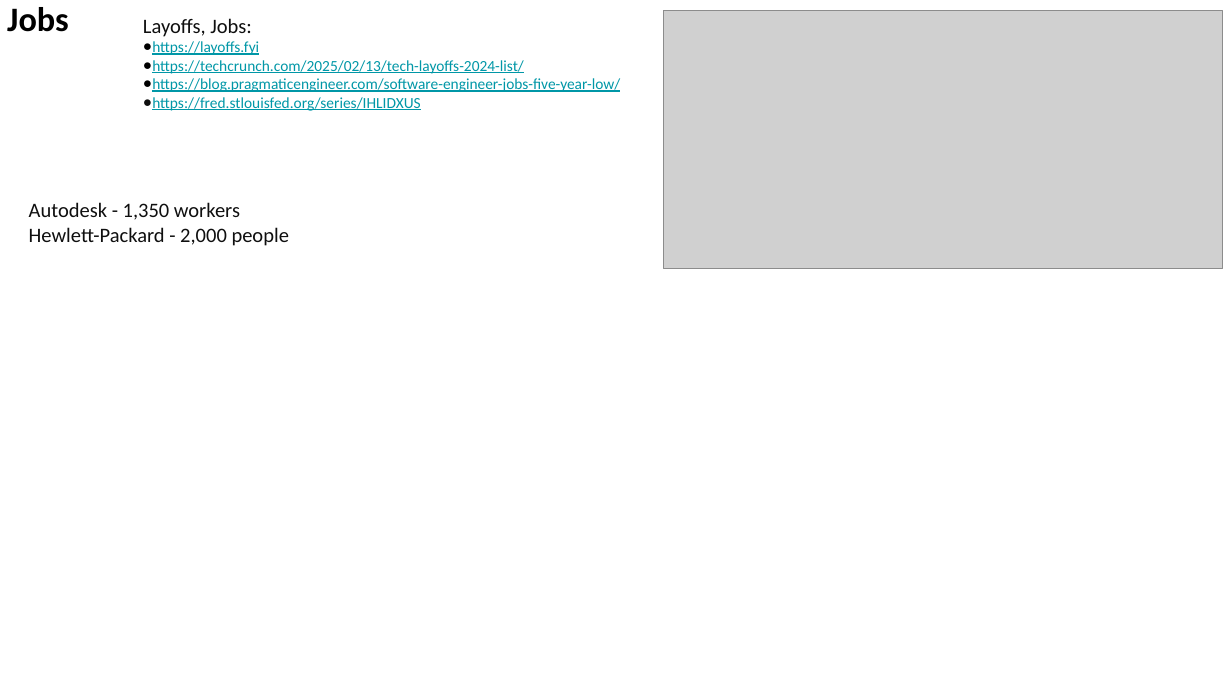
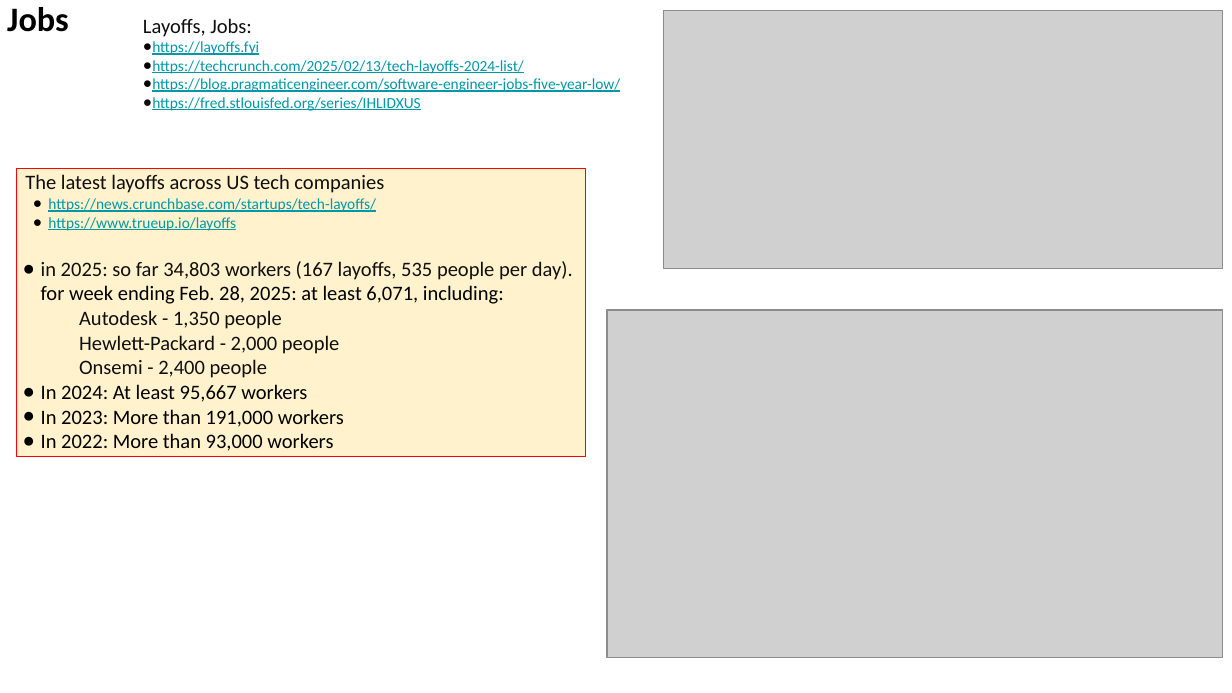
Before and after one commit to lselector/seminar, a slide deck: slide 16 of 2025/2025-03-07-AI-Updates.pptx (slide 14 before the commit). Drawn at 1232x693 pixels with LibreOffice and Linux fonts; fonts in the diff are those of the drawing; grey boxes stand for pictures. Boxes give left, top, right and bottom in pixels: in the first picture for what was removed or moved away, otherwise in the second. Text is boxed around its words. In the diff, an @@ line names an element or a change of style, - is before the commit and + after.

```diff
--- a/2025/2025-03-07-AI-Updates.pptx
+++ b/2025/2025-03-07-AI-Updates.pptx
@@ rectangle added at [16, 169, 585, 457], fill #FFF2CC, outline #FF0000 0.75 pt, 12 pt, text #0F0F0F @@
+The latest layoffs across US tech companies
+● https://news.crunchbase.com/startups/tech-layoffs/
+● https://www.trueup.io/layoffs
+● in 2025: so far 34,803 workers (167 layoffs, 535 people per day).
+  for week ending Feb. 28, 2025: at least 6,071, including:
+Autodesk - 1,350 people
+Hewlett-Packard - 2,000 people
+Onsemi - 2,400 people
+● In 2024: At least 95,667 workers
+● In 2023: More than 191,000 workers
+● In 2022: More than 93,000 workers
@@ text removed at [29, 202, 289, 246] @@
-Autodesk - 1,350 workers
-Hewlett-Packard - 2,000 people
@@ picture added at [607, 310, 1223, 658] @@
```
Also in this commit, not shown: 5 other slides changed, 2 slides added.
